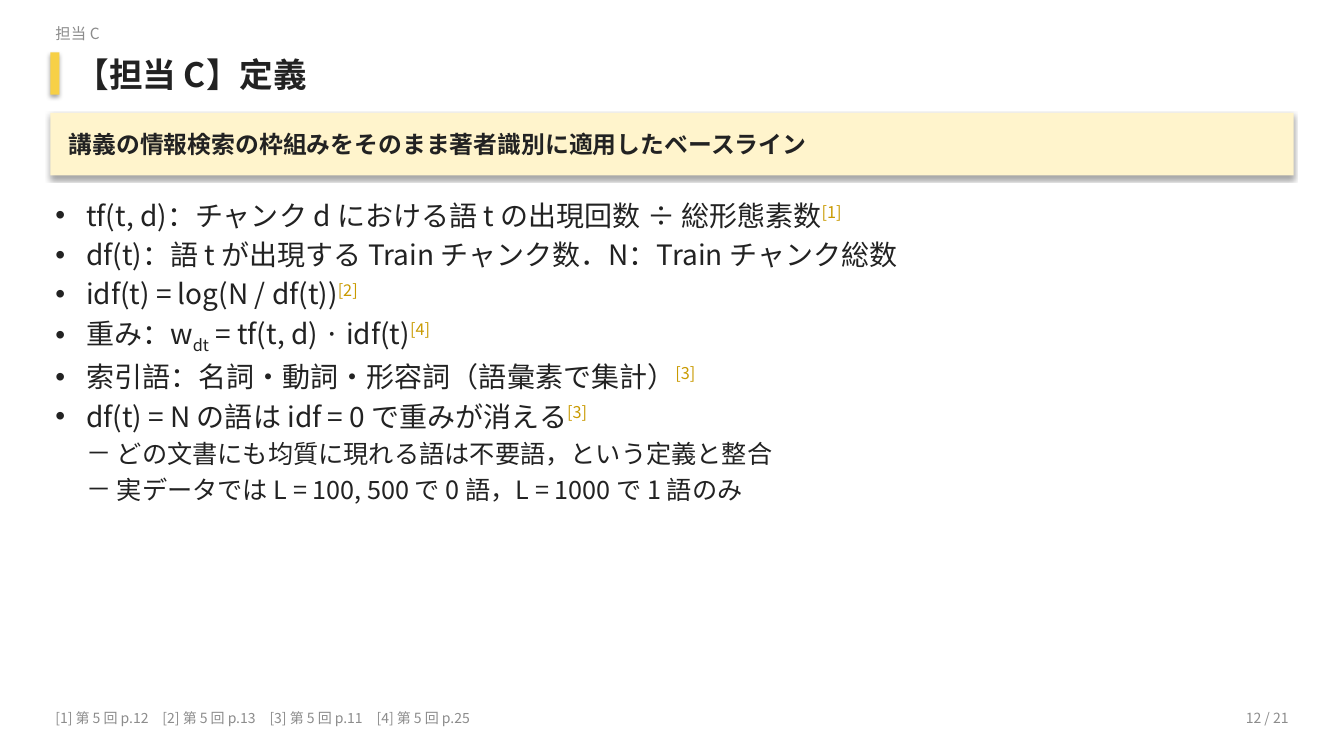
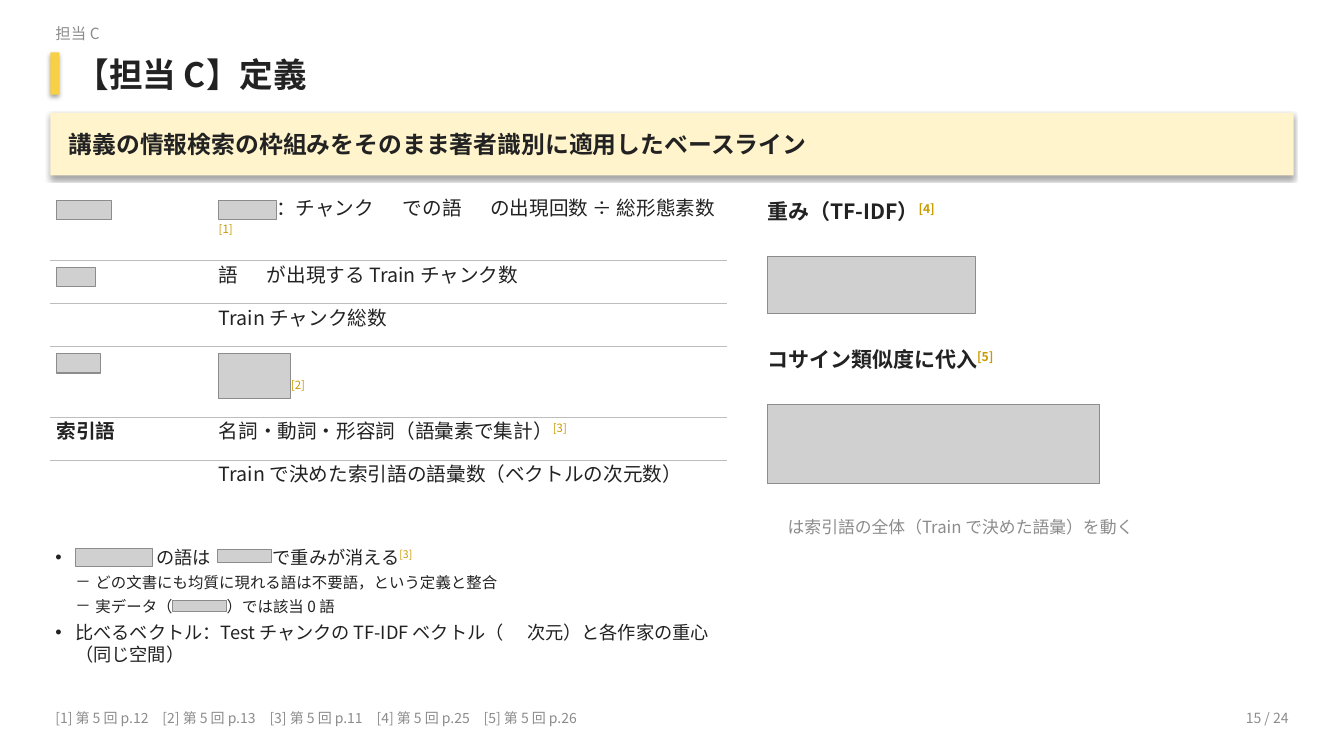
Before and after one commit to matsumoto-af22041/text-author-identifier-nlps, a slide deck: slide 15 of presentation/slides.pptx (slide 12 before the commit). Drawn at 1344x756 pixels with LibreOffice and Linux fonts; fonts in the diff are those of the drawing; grey boxes stand for pictures; background and template pictures are left out. Boxes give left, top, right and bottom in pixels: in the first picture for what was removed or moved away, otherwise in the second. Text is boxed around its words. In the diff, an @@ line names an element or a change of style, - is before the commit and + after.

```diff
--- a/presentation/slides.pptx
+++ b/presentation/slides.pptx
@@ table added at (x1=50, y1=194, x2=727, y2=527), 6 rows, 2 columns @@
+ | ：チャンク での語 の出現回数 ÷ 総形態素数[1]
+ | 語 が出現する Train チャンク数
+ | Train チャンク総数
+ | [2]
+索引語 | 名詞・動詞・形容詞（語彙素で集計）[3]
+ | Train で決めた索引語の語彙数（ベクトルの次元数）
@@ picture added at (x1=56, y1=201, x2=111, y2=220) @@
@@ text removed at (x1=86, y1=202, x2=897, y2=504) @@
-• tf(t, d)：チャンク d における語 t の出現回数 ÷ 総形態素数[1]
-• df(t)：語 t が出現する Train チャンク数．N：Train チャンク総数
-• idf(t) = log(N / df(t))[2]
-• 重み：wdt = tf(t, d) · idf(t)[4]
-• 索引語：名詞・動詞・形容詞（語彙素で集計）[3]
-• df(t) = N の語は idf = 0 で重みが消える[3]
-－ どの文書にも均質に現れる語は不要語，という定義と整合
-－ 実データでは L = 100, 500 で 0 語，L = 1000 で 1 語のみ
@@ picture added at (x1=219, y1=201, x2=276, y2=220) @@
@@ text added at (x1=767, y1=201, x2=935, y2=221), 15 pt, text #222222, bold @@
+重み（TF-IDF）[4]
@@ picture added at (x1=56, y1=267, x2=96, y2=286) @@
@@ picture added at (x1=767, y1=256, x2=976, y2=314) @@
@@ picture added at (x1=56, y1=354, x2=101, y2=373) @@
@@ picture added at (x1=219, y1=354, x2=291, y2=398) @@
@@ text added at (x1=767, y1=349, x2=993, y2=369), 15 pt, text #222222, bold @@
+コサイン類似度に代入[5]
@@ picture added at (x1=767, y1=404, x2=1100, y2=484) @@
@@ text added at (x1=788, y1=519, x2=1133, y2=535), 12 pt, text #8C8C8C @@
+は索引語の全体（Train で決めた語彙）を動く
@@ text added at (x1=75, y1=548, x2=709, y2=641), 13 pt, text #222222 @@
+• の語は で重みが消える[3]
+－ どの文書にも均質に現れる語は不要語，という定義と整合
+－ 実データ（ ）では該当 0 語
+• 比べるベクトル：Test チャンクの TF-IDF ベクトル（ 次元）と各作家の重心（同じ空間）
@@ picture added at (x1=76, y1=548, x2=152, y2=567) @@
@@ picture added at (x1=218, y1=549, x2=271, y2=563) @@
@@ picture added at (x1=172, y1=601, x2=226, y2=611) @@
@@ text at (x1=55, y1=711, x2=577, y2=726): text changed @@
-[1] 第 5 回 p.12 [2] 第 5 回 p.13 [3] 第 5 回 p.11 [4] 第 5 回 p.25
+[1] 第 5 回 p.12 [2] 第 5 回 p.13 [3] 第 5 回 p.11 [4] 第 5 回 p.25 [5] 第 5 回 p.26
@@ text at (x1=1246, y1=712, x2=1289, y2=723): text changed @@
-12 / 21
+15 / 24
```
Also in this commit, not shown: 33 other slides changed, 7 slides added, 2 slides removed, 25 other files.
